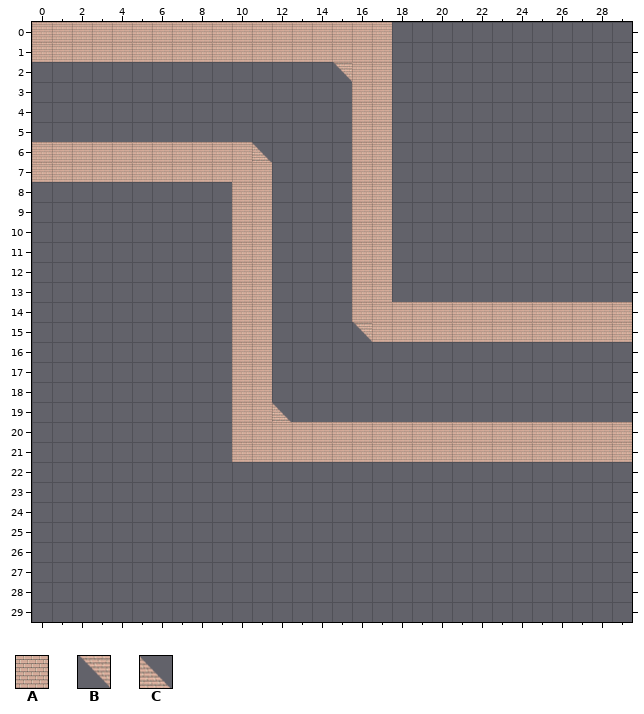
Tiled map: assets/res/map/map.tmx. Above: the version before the commit.
Cells are 32x32 px. Shown: x 0..29, y 0..29.
Key: from "map": A 0 "1", B 2 "3", C 3 "4".
_ is an empty cell.
Layer "bgLayer" before, first column x 0:
 0 AAAAAAAAAAAAAAAAAA____________
 1 AAAAAAAAAAAAAAAAAA____________
 2 _______________BAA____________
 3 ________________AA____________
 4 ________________AA____________
 5 ________________AA____________
 6 AAAAAAAAAAAC____AA____________
 7 AAAAAAAAAAAA____AA____________
 8 __________AA____AA____________
 9 __________AA____AA____________
10 __________AA____AA____________
11 __________AA____AA____________
12 __________AA____AA____________
13 __________AA____AA____________
14 __________AA____AAAAAAAAAAAAAA
15 __________AA____BAAAAAAAAAAAAA
16 __________AA__________________
17 __________AA__________________
18 __________AA__________________
19 __________AAC_________________
20 __________AAAAAAAAAAAAAAAAAAAA
21 __________AAAAAAAAAAAAAAAAAAAA
22 ______________________________
23 ______________________________
24 ______________________________
25 ______________________________
26 ______________________________
27 ______________________________
28 ______________________________
29 ______________________________
Now the later version:
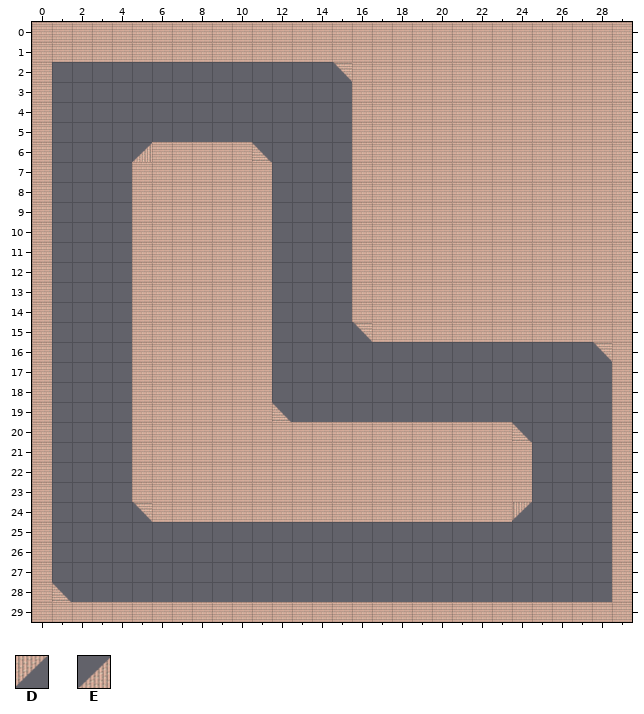
Further tiles: from "map": D 1 "2", E 4 "5".
The edit:
Changed rows in their new state; . is an unchanged cell.
Layer "bgLayer":
first column x 0:
 0 ..................AAAAAAAAAAAA
 1 ..................AAAAAAAAAAAA
 2 A.................AAAAAAAAAAAA
 3 A.................AAAAAAAAAAAA
 4 A.................AAAAAAAAAAAA
 5 A.................AAAAAAAAAAAA
 6 .____E............AAAAAAAAAAAA
 7 .____.............AAAAAAAAAAAA
 8 A....AAAAA........AAAAAAAAAAAA
 9 A....AAAAA........AAAAAAAAAAAA
10 A....AAAAA........AAAAAAAAAAAA
11 A....AAAAA........AAAAAAAAAAAA
12 A....AAAAA........AAAAAAAAAAAA
13 A....AAAAA........AAAAAAAAAAAA
14 A....AAAAA....................
15 A....AAAAA....................
16 A....AAAAA..................BA
17 A....AAAAA...................A
18 A....AAAAA...................A
19 A....AAAAA...................A
20 A....AAAAA..............C____.
21 A....AAAAA...............____.
22 A....AAAAAAAAAAAAAAAAAAAA....A
23 A....AAAAAAAAAAAAAAAAAAAA....A
24 A....BAAAAAAAAAAAAAAAAAAD....A
25 A............................A
26 A............................A
27 A............................A
28 AC...........................A
29 AAAAAAAAAAAAAAAAAAAAAAAAAAAAAA
